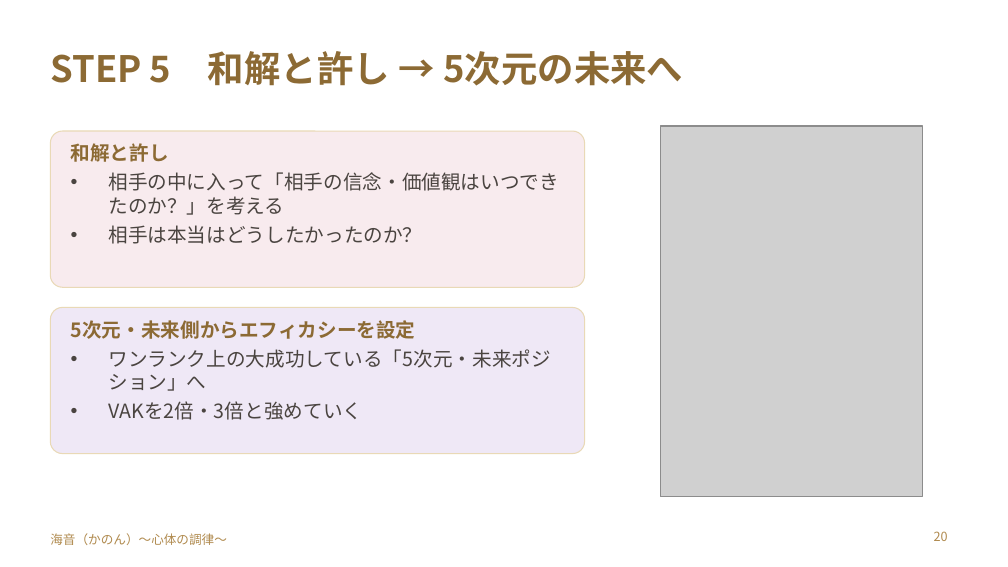
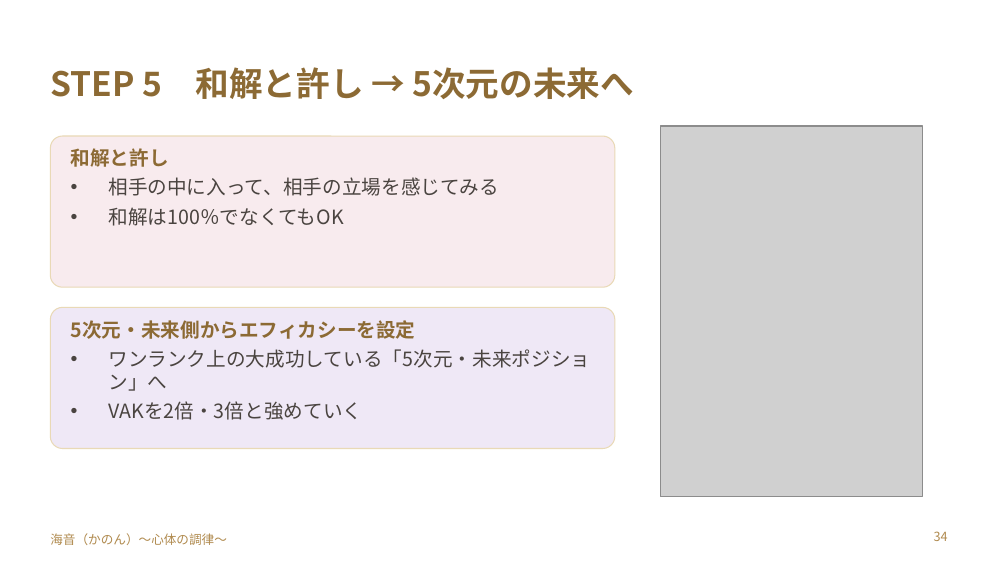
Before and after one commit to y-takahashi-cmd/MyBrain, a slide deck: slide 34 of 20_Projects/海音_心体の調律/単発/仁部あきえさん/20261028_仁部あきえさん_お金のブロック単発セッション.pptx (slide 20 before the commit). Drawn at 1008x567 pixels with LibreOffice and Linux fonts; fonts in the diff are those of the drawing; grey boxes stand for pictures. Boxes give left, top, right and bottom in pixels: in the first picture for what was removed or moved away, otherwise in the second. Text is boxed around its words. In the diff, an @@ line names an element or a change of style, - is before the commit and + after.

```diff
--- a/20_Projects/海音_心体の調律/単発/仁部あきえさん/20261028_仁部あきえさん_お金のブロック単発セッション.pptx
+++ b/20_Projects/海音_心体の調律/単発/仁部あきえさん/20261028_仁部あきえさん_お金のブロック単発セッション.pptx
@@ title "STEP 5 和解と許し → 5次元の未来へ": place and size @@
-title "STEP 5 和解と許し → 5次元の未来へ" at box(50, 51, 683, 86)
+title "STEP 5 和解と許し → 5次元の未来へ" at box(50, 67, 634, 99)
@@ title "STEP 5 和解と許し → 5次元の未来へ" at box(50, 67, 634, 99): size 26 to 24 pt @@
@@ rounded rectangle: place and size @@
-rounded rectangle at box(50, 131, 585, 287)
+rounded rectangle at box(50, 136, 615, 287)
@@ rounded rectangle at box(50, 136, 615, 287): proportions changed @@
@@ text at box(108, 177, 499, 226): text changed @@
-• 相手の中に入って「相手の信念・価値観はいつできたのか？」を考える
-• 相手は本当はどうしたかったのか？
+• 相手の中に入って、相手の立場を感じてみる
+• 和解は100％でなくてもOK
@@ rounded rectangle at box(50, 307, 615, 449): proportions changed @@
@@ rounded rectangle: place and size @@
-rounded rectangle at box(50, 307, 585, 454)
+rounded rectangle at box(50, 307, 615, 449)
@@ text "5次元・未来側からエフィカシーを設定" rewrapped from box(71, 320, 551, 420) to box(71, 320, 590, 420) @@
@@ page number at box(934, 531, 948, 541): text changed @@
-20
+34
```
Also in this commit, not shown: 14 other slides changed, 25 slides added, 7 slides removed.
